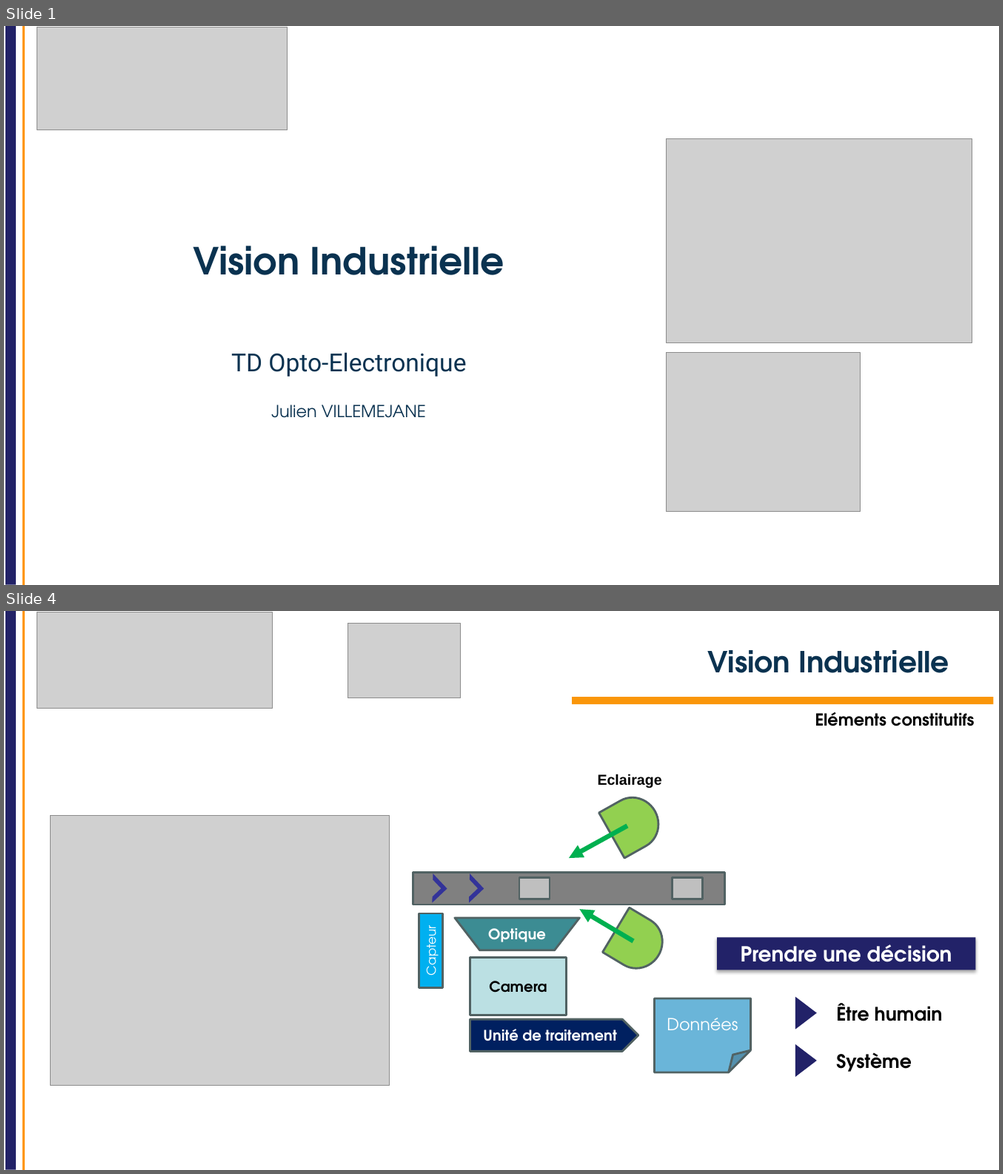
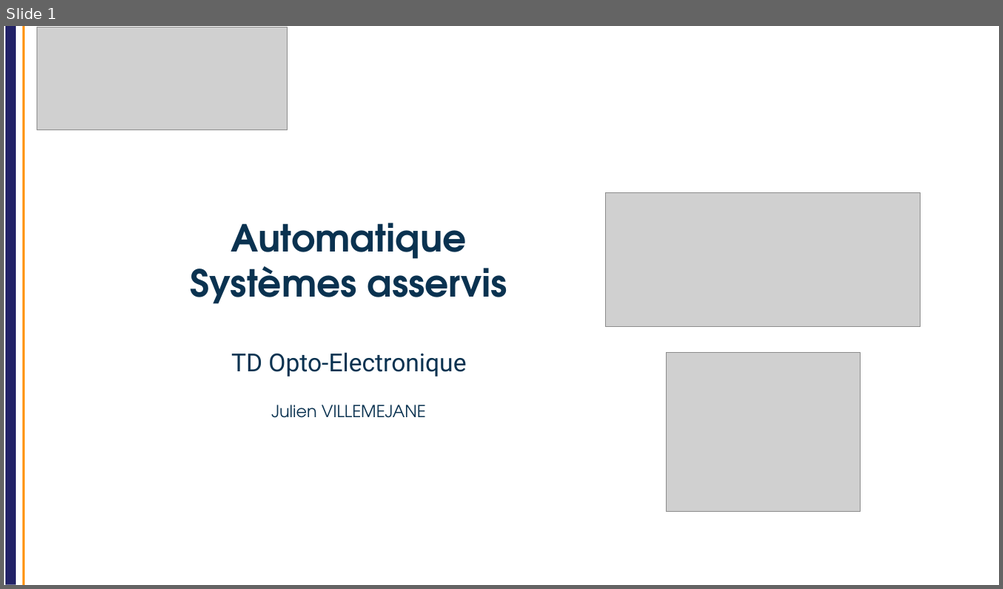
Before and after one commit to IOGS-Digital-Methods/semester-5, a slide deck: OptoElectronique/TD/2026/TD_asservissement/S5_OptoElectronique_TD_auto_2026.pptx. Shown one above the other, each under a label of ours: slides 1 and 4 before the commit, slide 1 after it; the slides between them are not shown. The pictures are 1003x1174 and 1003x589 pixels, drawn with LibreOffice and Linux fonts; fonts in the diff are those of the drawing; grey boxes stand for pictures; background and template pictures are left out. Boxes give left, top, right and bottom in pixels: in the first picture for what was removed or moved away, otherwise in the second. Text is boxed around its words. In the diff, an @@ line names an element or a change of style, - is before the commit and + after.

```diff
--- a/OptoElectronique/TD/2026/TD_asservissement/S5_OptoElectronique_TD_auto_2026.pptx
+++ b/OptoElectronique/TD/2026/TD_asservissement/S5_OptoElectronique_TD_auto_2026.pptx
@@ slide 4 removed at (4, 611, 999, 1170), background #FFFFFF; not listed: 2 template elements that a slide beside it also shows @@
@@ picture removed at (37, 612, 273, 709) @@
@@ picture removed at (347, 623, 460, 698) @@
@@ title removed at (707, 650, 949, 673) @@
-Vision Industrielle
@@ rectangle removed at (572, 697, 993, 704) @@
@@ text removed at (815, 712, 973, 726) @@
-Eléments constitutifs
@@ text removed at (597, 774, 662, 788) @@
-Eclairage
@@ flow chart delay removed at (599, 789, 667, 858) @@
@@ picture removed at (51, 815, 390, 1085) @@
@@ arrow removed from (627, 826) to (569, 858) @@
@@ rectangle removed at (413, 872, 725, 904) @@
@@ half frame removed at (418, 874, 447, 903) @@
@@ half frame removed at (455, 874, 484, 903) @@
@@ text removed at (495, 870, 526, 885) @@
-AOP
@@ rectangle removed at (519, 877, 549, 899) @@
@@ rectangle removed at (671, 877, 703, 899) @@
@@ rectangle removed at (419, 914, 443, 988) @@
-Capteur
@@ flow chart manual operation removed at (455, 918, 579, 951) @@
-Optique
@@ arrow removed from (633, 942) to (579, 909) @@
@@ flow chart delay removed at (602, 908, 671, 978) @@
@@ rectangle removed at (717, 938, 975, 971) @@
-Prendre une décision
@@ rectangle removed at (469, 958, 566, 1016) @@
-Camera
@@ folded corner removed at (654, 999, 751, 1073) @@
-Données
@@ triangle removed at (795, 997, 817, 1030) @@
@@ text removed at (836, 1003, 942, 1022) @@
-Être humain
@@ pentagon arrow removed at (469, 1020, 638, 1052) @@
-Unité de traitement
@@ triangle removed at (795, 1045, 817, 1078) @@
@@ text removed at (836, 1053, 911, 1072) @@
-Système
@@ slide 1 changed as well @@
@@ picture removed at (666, 139, 972, 343) @@
@@ picture added at (606, 192, 920, 326) @@
@@ title at (190, 223, 507, 304): text changed @@
-Vision Industrielle
+Automatique
+Systèmes asservis
```
Also in this commit, not shown: 15 slides added, 37 other slides removed, 5 other files.
